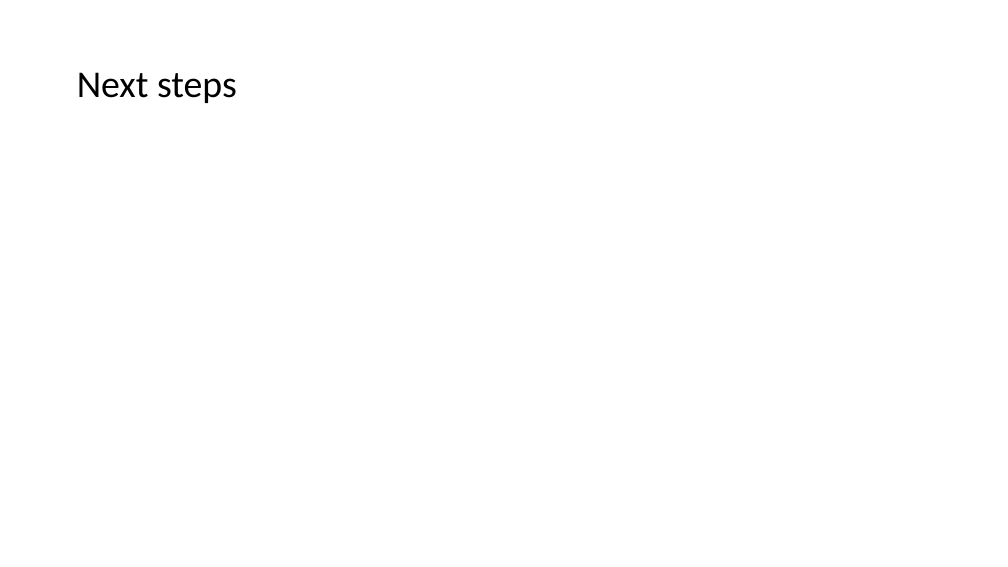
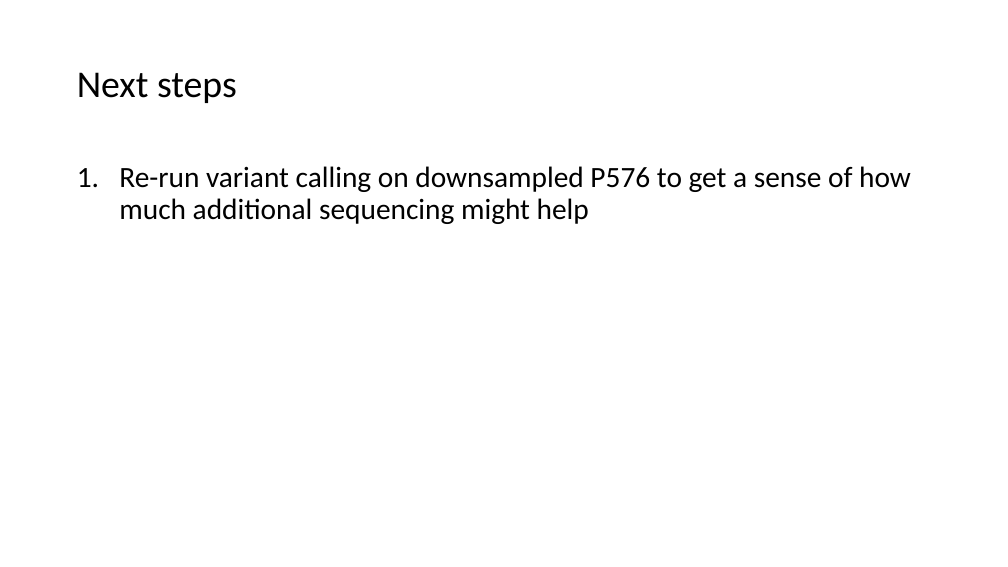
Before and after one commit to tybottorff/bottorffdocs, a slide deck: slide 13 of presentations/weekly_meetings/7_25_24.pptx (slide 9 before the commit). Drawn at 1008x567 pixels with LibreOffice and Linux fonts; fonts in the diff are those of the drawing. Boxes give left, top, right and bottom in pixels: in the first picture for what was removed or moved away, otherwise in the second. Text is boxed around its words. In the diff, an @@ line names an element or a change of style, - is before the commit and + after.

```diff
--- a/presentations/weekly_meetings/7_25_24.pptx
+++ b/presentations/weekly_meetings/7_25_24.pptx
@@ text added at (x1=119, y1=166, x2=911, y2=224), 28 pt, text #000000 @@
+1. Re-run variant calling on downsampled P576 to get a sense of how much additional sequencing might help
```
Also in this commit, not shown: 1 other slide changed, 8 slides added, 4 slides removed.
